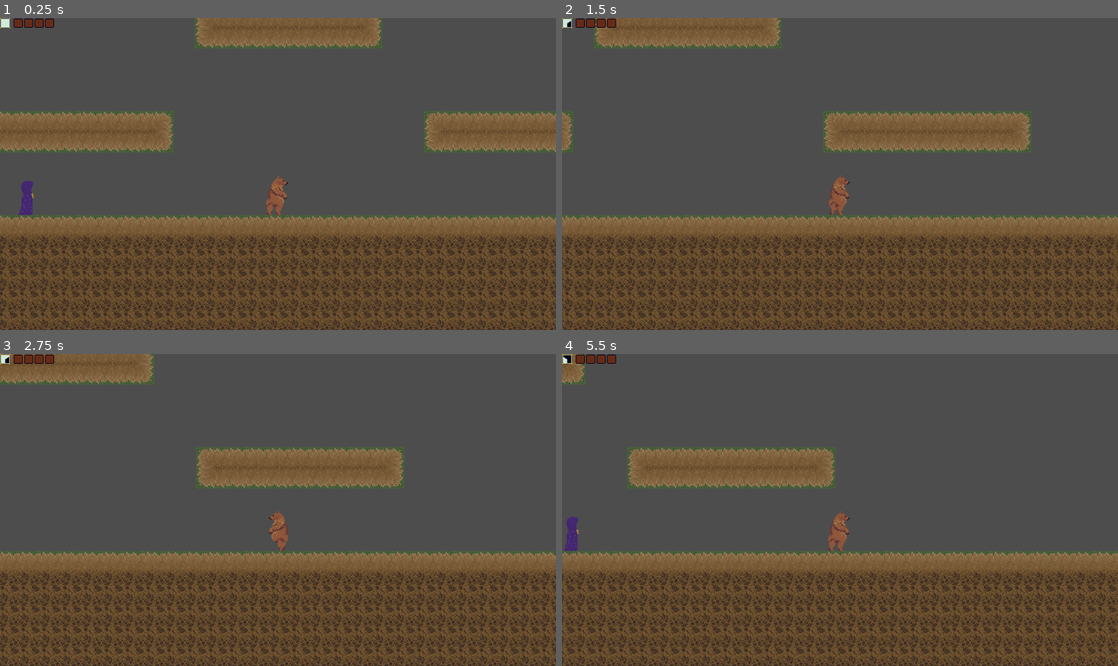
Above: before the commit, frames 1-4 (two rows, left to right).
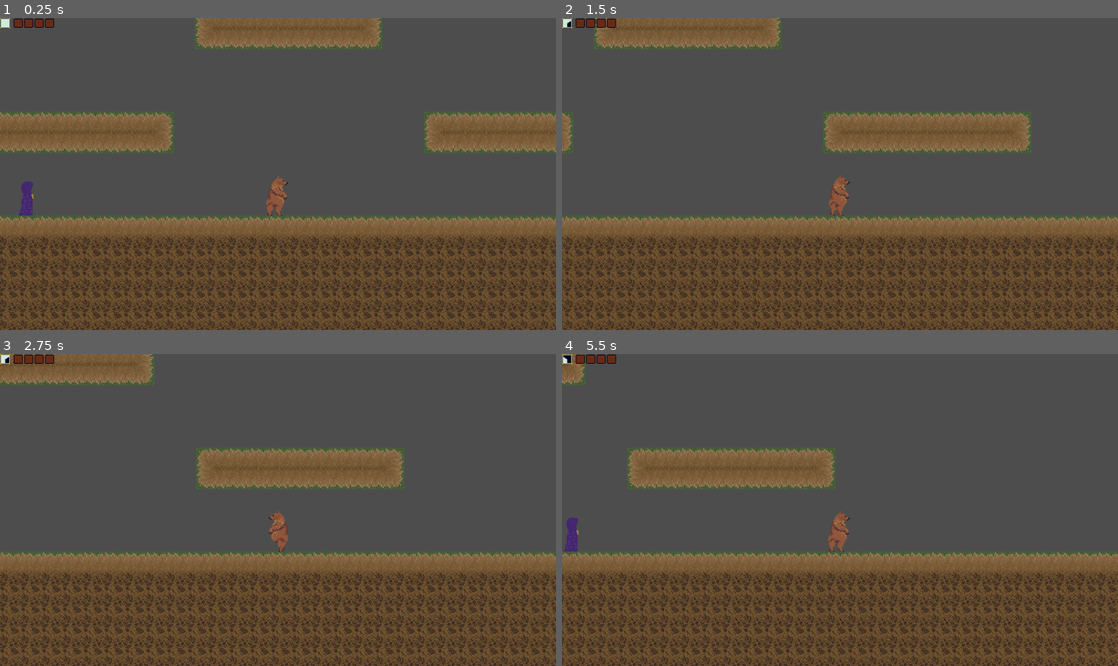
Above: after the commit, the same moments.

Repository: WinterAtne/Cancer_Bear
Game: Godot game, scene res://scenes/main.tscn
Same seed, same stepped clock (60 frames per second), same inputs: the game is played once before the commit and once after it. The engine's default icon, where the game draws it, is replaced by a stand-in: a white triangle on a blue panel in a dark square.
Inputs (mouse positions are in pixels of both pictures, inside the frame that each line leads up to):
- Up to frame 1 (0.25 s): no input
- Up to frame 2 (1.5 s): move the mouse to (962, 158) at 0.52 s; hold D (right) from 0.53 s (still down); tap 1 (spell_1) at 0.6 s; tap W (up) at 0.77 s; move the mouse to (728, 189) at 1.27 s; tap 2 (spell_2) at 1.35 s
- Up to frame 3 (2.75 s): tap W (up) at 1.52 s; move the mouse to (333, 441) at 2.02 s; release D (right) at 2.03 s; hold A (left) from 2.03 s (still down); tap 3 (spell_3) at 2.1 s
- Up to frame 4 (5.5 s): move the mouse to (812, 572) at 2.77 s; release A (left) at 2.78 s; hold D (right) 2.78-4.28 s; tap 4 (spell_4) at 2.85 s; tap W (up) at 3.02, 3.77, 4.52 s; move the mouse to (1006, 556) at 3.52 s; tap 5 (spell_5) at 3.6 s; move the mouse to (673, 463) at 4.27 s; hold A (left) 4.28-5.03 s; tap 1 (spell_1) at 4.35 s; move the mouse to (867, 510) at 5.02 s; hold D (right) from 5.03 s (still down); tap 2 (spell_2) at 5.1 s

The runs differ from the first frame. In frame 1, 6.0% of the frame differs, in the area x 0-100%, y 0-100%; in frame 2, 5.9%; in frame 3, 5.7%; in frame 4, 5.8%.

Commit message:
Made player collider beter

Diff:
--- a/scenes/player/player.tscn
+++ b/scenes/player/player.tscn
@@ -53,6 +53,10 @@
 radius = 14.0
 height = 62.0
 
+[sub_resource type="CapsuleShape2D" id="CapsuleShape2D_a7cin"]
+radius = 3.0
+height = 34.0
+
 [sub_resource type="Resource" id="Resource_duj5k"]
 script = ExtResource("5_wsuvx")
 max_health = 12
@@ -83,6 +87,11 @@
 position = Vector2(0, -32)
 shape = SubResource("CapsuleShape2D_k4c0t")
 
+[node name="CollisionShape2D" type="CollisionShape2D" parent="."]
+position = Vector2(0, -3)
+rotation = -1.57079
+shape = SubResource("CapsuleShape2D_a7cin")
+
 [node name="Camera2D" type="Camera2D" parent="."]
 unique_name_in_owner = true
 position = Vector2(0, -64)
Not shown: 1 places in scenes/player/player.tscn that only renumber resources
